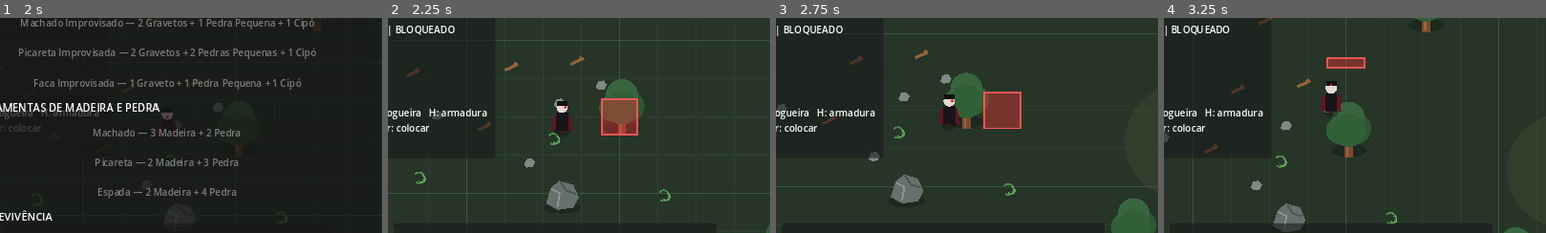
Above: before the commit, frames 1-4 (left to right).
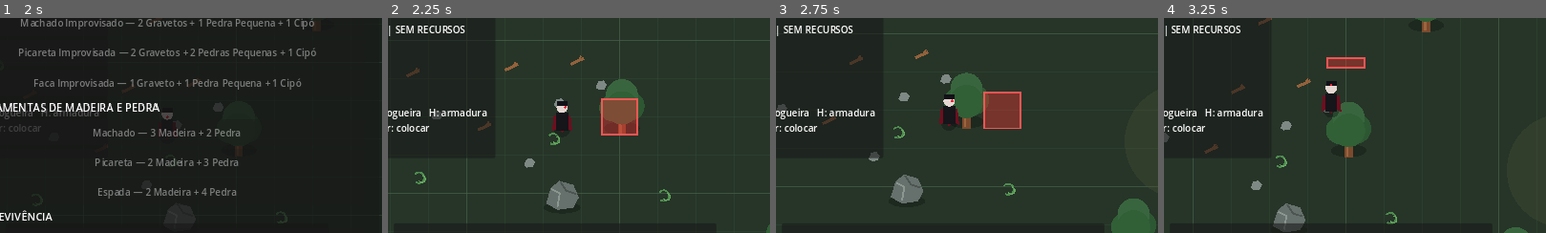
Above: after the commit, the same moments.

Repository: janduyankiingles-ops/Fantasy-Sandbox
Game: Godot game, scene res://scenes/main.tscn
The game is run twice, just before and just after one commit, with the same random seed, the same clock (stepped at 60 frames per second) and the same inputs.
Inputs:
- Up to frame 1 (2 s): tap Enter at 0.5 s; hold D 0.53-1.28 s; tap I at 0.6 s; tap Space at 0.77, 1.52 s; hold S from 1.28 s (still down); tap C at 1.35 s
- Up to frame 2 (2.25 s): release S at 2.03 s; hold D from 2.03 s (still down); tap B at 2.1 s
- Up to frame 3 (2.75 s): keep holding D
- Up to frame 4 (3.25 s): release D at 2.78 s; hold W from 2.78 s (still down); tap Q at 2.85 s; tap Space at 3.02 s
The pictures show only the part of the screen within x 28-78%, y 28-78%; the shares and areas given below are measured in that part.

Frame 1 is identical in both runs. In frame 2, 0.5% of the frame differs, in the area x 2-21%, y 3-8%; in frame 3, 0.5%; in frame 4, 0.5%.

Commit message:
v0.0.15: explain blocked building placements

Diff:
--- a/scripts/building_system.gd
+++ b/scripts/building_system.gd
@@ -13,6 +13,7 @@
 var player: CharacterBody2D = null
 var current_position: Vector2 = Vector2.ZERO
 var current_valid: bool = false
+var current_block_reason: String = ""
 
 var piece_types: Array[String] = ["floor", "wall", "door"]
 
@@ -146,7 +147,11 @@
 	var piece_type: String = get_selected_piece_type()
 	var piece_name: String = str(piece_names.get(piece_type, piece_type))
 	var cost_text: String = _get_cost_text(piece_type)
-	var validity: String = "VÁLIDO" if current_valid else "BLOQUEADO"
+	var validity: String = "VÁLIDO"
+	if not current_valid:
+		validity = current_block_reason
+		if validity.is_empty():
+			validity = "BLOQUEADO"
 
 	return "Construção: %s | %s | %s" % [piece_name, cost_text, validity]
 
@@ -175,19 +180,25 @@
 		preview.global_position = current_position
 
 func _can_place_current_piece() -> bool:
+	current_block_reason = ""
+
 	if player == null:
+		current_block_reason = "SEM JOGADOR"
 		return false
 
 	if player.global_position.distance_to(current_position) < 48.0:
+		current_block_reason = "MUITO PERTO"
 		return false
 
 	var piece_type: String = get_selected_piece_type()
 	var costs_value: Variant = piece_costs.get(piece_type, {})
 	if costs_value is not Dictionary:
+		current_block_reason = "CUSTO INVÁLIDO"
 		return false
 
 	var costs: Dictionary = costs_value
 	if not bool(player.call("has_build_resources", costs)):
+		current_block_reason = "SEM RECURSOS"
 		return false
 
 	for node in get_tree().get_nodes_in_group("build_obstacles"):
@@ -198,6 +209,7 @@
 
 		var obstacle: Node2D = node
 		if obstacle.global_position.distance_to(current_position) < 46.0:
+			current_block_reason = "ESPAÇO OCUPADO"
 			return false
 
 	return true
